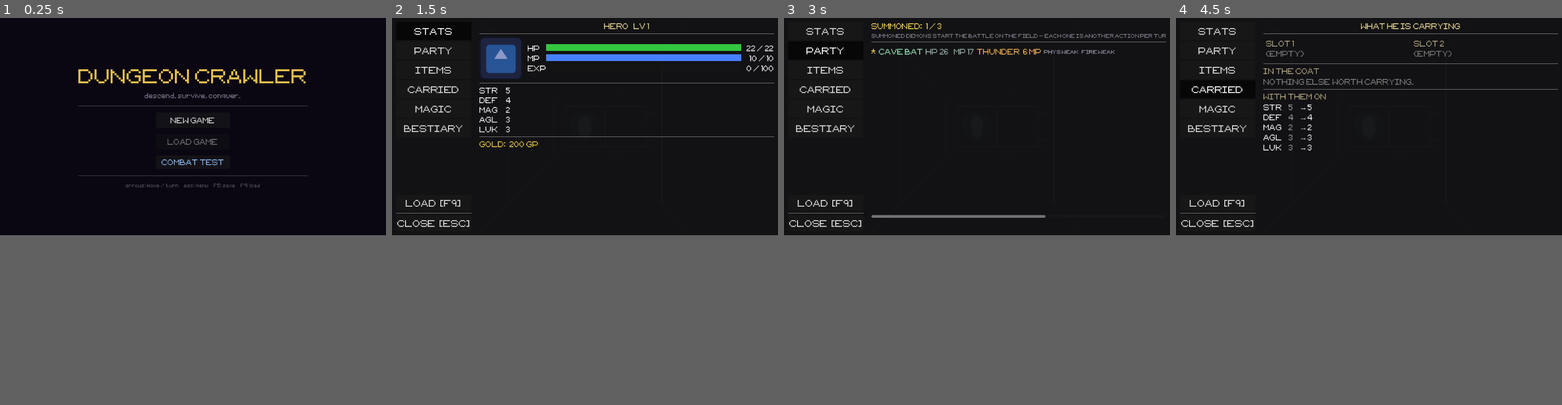
Above: before the commit, frames 1-4 (left to right).
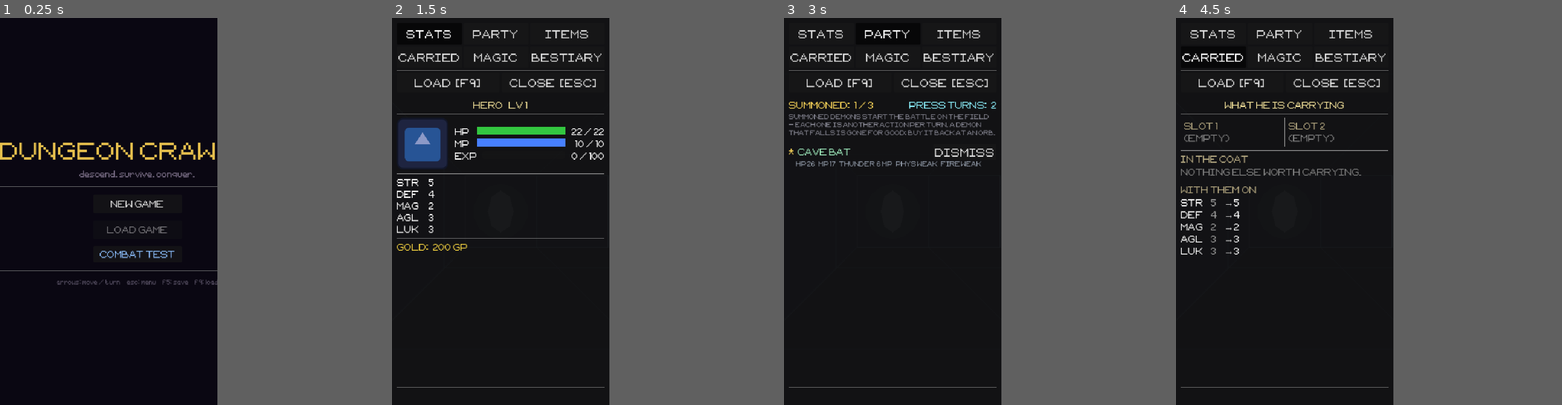
Above: after the commit, the same moments.

Repository: tausiftt5238/four-dragons-deep
Game: Godot game, scene res://scenes/title.tscn
Two runs of this game, one before a commit and one after it. Both use one fixed random seed, a clock stepped at 60 frames per second and the inputs below.
Inputs:
- Up to frame 1 (0.25 s): no input
- Up to frame 2 (1.5 s): click "NEW GAME" at 0.5 s; click "MENU" at 1.25 s
- Up to frame 3 (3 s): click "STATS" at 2 s; click "PARTY" at 2.75 s
- Up to frame 4 (4.5 s): click "ITEMS" at 3.5 s; click "CARRIED" at 4.25 s
In our replay, the window is 799x449 before the commit and 450x800 after it. These sizes can differ from the game's own. Grey fills any space a smaller window leaves; there, only what the larger window draws over its background counts as a difference.

The runs differ from the first frame. In frame 1, 3.4% of the frame differs, in the area x 0-80%, y 13-69%; in frame 2, 9.0%, in the area x 1-99%, y 1-96%; in frame 3, 5.3%; in frame 4, 5.2%.

Commit message:
stand the game upright
There was no [display] section at all, so Godot rendered the UI at native
pixel size with no stretch and no orientation — which is the root of the
phone problem, not the layouts. The project now declares a 540x960 design
resolution, canvas_items stretch, "expand" aspect so a taller or shorter
phone gets viewport rather than black bars, and a portrait handheld lock.

With that in place three layouts still broke, found by rendering at 540x960
and looking rather than reasoning:

- The battle menu's six slots in one line gave each 90px, and every label
  truncated to three letters — SKI ITE DEF TAL SUM FLE. The six slots stay
  six and fold into two rows of three when the screen is taller than it is
  wide, which is wider per slot than landscape manages.
- The menu's 138px sidebar ate a quarter of the screen. Upright the shell
  turns: tabs across the top in two rows of three, Load and Close sharing a
  row beneath them, content filling the rest.
- Four tabs overflowed — party by 287px, magic by 336, bestiary by 266,
  items by 50. Most of it was prose labels demanding the full width of their
  text; those now wrap. The bestiary's six 112px affinity cells fold to two
  rows of three, and the party row splits in two: who the demon is and what
  you can do with it on top, what it brings to a fight underneath.

The party row is the one worth noting. Wrapping its chart the way the others
were fixed measured as "fits" and rendered as one letter per line, because
its fixed-width siblings left the chart forty pixels. Minimum width fitting
is not the same as being laid out, and only the render showed it.

Landscape is unchanged — every one of these keys off the viewport aspect and
falls back to what was there before.

Co-Authored-By: Claude Opus 5 <noreply@anthropic.com>

Diff:
--- a/project.godot
+++ b/project.godot
@@ -12,9 +12,22 @@
 
 config/name="first-person-dungeon-crawler"
 run/main_scene="res://scenes/title.tscn"
+config/quit_on_go_back=false
 config/features=PackedStringArray("4.6", "GL Compatibility")
 config/icon="res://icon.svg"
-config/quit_on_go_back=false
+
+[display]
+
+; A phone game held upright. 540x960 is the design resolution everything is
+; laid out against; canvas_items scales the whole UI to whatever the device
+; actually has, and "expand" hands a taller or shorter phone the extra space
+; as viewport rather than as black bars. Without any of this Godot renders the
+; UI at native pixel size, which is why the menus ran off the edge of a phone.
+window/size/viewport_width=540
+window/size/viewport_height=960
+window/stretch/mode="canvas_items"
+window/stretch/aspect="expand"
+window/handheld/orientation="portrait"
 
 [physics]
 
--- a/scripts/ui/combat_scene.gd
+++ b/scripts/ui/combat_scene.gd
@@ -67,8 +67,8 @@
 # same place whichever is showing. Both menus are capped at MENU_SLOTS, which
 # is why nothing here ever needs to scroll.
 const MENU_SLOTS: int = 6
-var _action_bar: HBoxContainer
-var _sub_bar:    HBoxContainer
+var _action_bar: GridContainer
+var _sub_bar:    GridContainer
 var _sub_slots:  Array[MarginContainer] = []
 var _actor_banner: Label
 var _buttons: Dictionary = {}
@@ -1718,7 +1718,8 @@
 func _build_menu_panel(parent: Control) -> void:
 	var panel: PanelContainer = PanelContainer.new()
 	panel.size_flags_vertical = Control.SIZE_SHRINK_END
-	panel.custom_minimum_size = Vector2(0, 132)
+	# Two rows of slots need roughly twice the height of one.
+	panel.custom_minimum_size = Vector2(0, 132 if _is_landscape() else 224)
 	parent.add_child(panel)
 
 	var m: MarginContainer = MarginContainer.new()
@@ -1794,11 +1795,26 @@
 		_sub_slots.append(slot)
 
 
-func _make_slot_row() -> HBoxContainer:
-	var row: HBoxContainer = HBoxContainer.new()
+# Held upright there is not enough width for six thumb targets in a line —
+# every label truncates to three letters. The six slots stay six; they fold
+# into two rows of three instead, which is wider per slot than landscape
+# manages and still one grid the eye reads in one go.
+func _menu_columns() -> int:
+	return MENU_SLOTS if _is_landscape() else MENU_SLOTS / 2
+
+
+func _is_landscape() -> bool:
+	var size: Vector2 = get_viewport_rect().size
+	return size.x >= size.y
+
+
+func _make_slot_row() -> GridContainer:
+	var row: GridContainer = GridContainer.new()
+	row.columns = _menu_columns()
 	row.size_flags_horizontal = Control.SIZE_EXPAND_FILL
 	row.size_flags_vertical   = Control.SIZE_SHRINK_CENTER
-	row.add_theme_constant_override("separation", 6)
+	row.add_theme_constant_override("h_separation", 6)
+	row.add_theme_constant_override("v_separation", 6)
 	return row
 
 
@@ -1845,7 +1861,7 @@
 # underneath. Built from child Labels because a Button's own text is one line.
 func _big_button(title: String, subtitle: String, disabled: bool) -> Button:
 	var btn: Button = Button.new()
-	btn.custom_minimum_size = Vector2(0, 74)
+	btn.custom_minimum_size = Vector2(0, 74 if _is_landscape() else 62)
 	btn.disabled = disabled
 
 	var box: VBoxContainer = VBoxContainer.new()
--- a/scripts/ui/menu_tab_bestiary.gd
+++ b/scripts/ui/menu_tab_bestiary.gd
@@ -94,14 +94,17 @@
 # log uses, so the two read as the same information.
 func _add_chart(parent: VBoxContainer, tmpl: Dictionary) -> void:
 	var demon: Enemy = Enemy.make_from_name(tmpl["name"] as String, 1)
-	var row: HBoxContainer = HBoxContainer.new()
-	row.add_theme_constant_override("separation", 10)
+	var upright: bool = _m.get_viewport_rect().size.y > _m.get_viewport_rect().size.x
+	var row: GridContainer = GridContainer.new()
+	row.columns = 3 if upright else Affinity.ELEMENTS.size()
+	row.add_theme_constant_override("h_separation", 10)
+	row.add_theme_constant_override("v_separation", 2)
 	for element: String in Affinity.ELEMENTS:
 		var state: String = demon.affinity_of(element)
 		var cell: Label = Label.new()
 		cell.text = "%s %s" % [Affinity.element_name(element).to_upper(),
 				Affinity.label(state)]
-		cell.custom_minimum_size = Vector2(112, 0)
+		cell.custom_minimum_size = Vector2(112 if not upright else 96, 0)
 		cell.add_theme_font_size_override("font_size", 12)
 		cell.add_theme_color_override("font_color", Affinity.color(state))
 		row.add_child(cell)
--- a/scripts/ui/menu_tab_items.gd
+++ b/scripts/ui/menu_tab_items.gd
@@ -29,6 +29,7 @@
 		sort_row.add_child(btn)
 
 	var belt_lbl: Label = Label.new()
+	belt_lbl.autowrap_mode = TextServer.AUTOWRAP_WORD_SMART
 	belt_lbl.text = "BELT:  %d / %d      (only belted items appear in battle)" % [
 			_m.player.equipped_items.size(), PlayerCharacter.ITEM_SLOTS]
 	belt_lbl.size_flags_horizontal = Control.SIZE_EXPAND_FILL
@@ -66,6 +67,7 @@
 	var qty: int = item.get("qty", 1)
 	name_lbl.text = item["name"] + (" ×%d" % qty if qty > 1 else "")
 	name_lbl.size_flags_horizontal = Control.SIZE_EXPAND_FILL
+	name_lbl.autowrap_mode = TextServer.AUTOWRAP_WORD_SMART
 	name_lbl.tooltip_text = GearTooltip.build(item, _m.player) if item["type"] == "accessory" else item.get("desc", "")
 	name_lbl.mouse_filter = Control.MOUSE_FILTER_PASS
 	row.add_child(name_lbl)
--- a/scripts/ui/menu_tab_magic.gd
+++ b/scripts/ui/menu_tab_magic.gd
@@ -99,6 +99,9 @@
 	var desc_lbl: Label = Label.new()
 	desc_lbl.text = spell.get("desc", "")
 	desc_lbl.size_flags_horizontal = Control.SIZE_EXPAND_FILL
+	# Without this the label insists on the width of its whole sentence and
+	# shoves the Equip button off a phone screen.
+	desc_lbl.autowrap_mode = TextServer.AUTOWRAP_WORD_SMART
 	desc_lbl.add_theme_color_override("font_color", Color(0.7, 0.7, 0.7))
 	row.add_child(desc_lbl)
 
--- a/scripts/ui/menu_tab_party.gd
+++ b/scripts/ui/menu_tab_party.gd
@@ -33,6 +33,7 @@
 
 	var hint: Label = Label.new()
 	hint.text = "Summoned demons start the battle on the field — each one is another action per turn. A demon that falls is gone for good; buy it back at an orb."
+	hint.autowrap_mode = TextServer.AUTOWRAP_WORD_SMART
 	hint.add_theme_font_size_override("font_size", 11)
 	hint.add_theme_color_override("font_color", Color(0.55, 0.55, 0.60))
 	_m._content.add_child(hint)
@@ -55,26 +56,47 @@
 			_m._content.add_child(_make_row(other, false))
 
 
-func _make_row(demon_name: String, active: bool) -> HBoxContainer:
-	var p: PlayerCharacter = _m.player
+# Upright there is no room for name, HP, element, chart and a button on one
+# line — the chart ends up with forty pixels and wraps a letter at a time. The
+# row splits in two instead: who it is and what you can do with it on top, what
+# it brings to a fight underneath.
+func _make_row(demon_name: String, active: bool) -> Control:
+	var size: Vector2 = _m.get_viewport_rect().size
+	if size.x >= size.y:
+		return _wide_row(demon_name, active)
+
+	var col: VBoxContainer = VBoxContainer.new()
+	col.add_theme_constant_override("separation", 1)
+
+	var head: HBoxContainer = HBoxContainer.new()
+	head.add_theme_constant_override("separation", 8)
+	col.add_child(head)
+	head.add_child(_mark(active))
+	var name_lbl: Label = _name_label(demon_name, active)
+	name_lbl.size_flags_horizontal = Control.SIZE_EXPAND_FILL
+	head.add_child(name_lbl)
+	head.add_child(_slot_button(demon_name, active))
+
+	var demon: Enemy = Enemy.make_from_name(demon_name)
+	var detail: Label = Label.new()
+	detail.text = "      HP %d   MP %d   %s   %s" % [
+			demon.max_hp, demon.max_mp, _element_text(demon), _chart(demon)]
+	detail.autowrap_mode = TextServer.AUTOWRAP_WORD_SMART
+	detail.add_theme_font_size_override("font_size", 11)
+	detail.add_theme_color_override("font_color", Color(0.62, 0.66, 0.72))
+	demon.free()
+	col.add_child(detail)
+	return col
+
+
+func _wide_row(demon_name: String, active: bool) -> HBoxContainer:
 	# Built at the detective's level, which is what it would join a battle as.
 	var demon: Enemy = Enemy.make_from_name(demon_name)
 
 	var row: HBoxContainer = HBoxContainer.new()
 	row.add_theme_constant_override("separation", 8)
-
-	var mark: Label = Label.new()
-	mark.text = "*" if active else " "
-	mark.custom_minimum_size = Vector2(12, 0)
-	mark.add_theme_color_override("font_color", Color(1.0, 0.85, 0.35))
-	row.add_child(mark)
-
-	var name_lbl: Label = Label.new()
-	name_lbl.text = demon_name
-	name_lbl.custom_minimum_size = Vector2(120, 0)
-	name_lbl.add_theme_color_override("font_color",
-		Color(0.62, 0.92, 0.74) if active else Color(0.52, 0.52, 0.56))
-	row.add_child(name_lbl)
+	row.add_child(_mark(active))
+	row.add_child(_name_label(demon_name, active))
 
 	var hp_lbl: Label = Label.new()
 	hp_lbl.text = "HP %d   MP %d" % [demon.max_hp, demon.max_mp]
@@ -84,13 +106,10 @@
 
 	# The element it brings is the reason to pick one demon over another.
 	var skill_lbl: Label = Label.new()
-	if demon.attack_element != "":
-		skill_lbl.text = "%s  %d MP" % [
-				Affinity.element_name(demon.attack_element), demon.skill_cost()]
-		skill_lbl.add_theme_color_override("font_color", Color(1.0, 0.72, 0.35))
-	else:
-		skill_lbl.text = "no element"
-		skill_lbl.add_theme_color_override("font_color", Color(0.45, 0.45, 0.50))
+	skill_lbl.text = _element_text(demon)
+	skill_lbl.add_theme_color_override("font_color",
+			Color(1.0, 0.72, 0.35) if demon.attack_element != ""
+			else Color(0.45, 0.45, 0.50))
 	skill_lbl.custom_minimum_size = Vector2(132, 0)
 	row.add_child(skill_lbl)
 
@@ -101,6 +120,39 @@
 	chart_lbl.add_theme_color_override("font_color", Color(0.66, 0.66, 0.74))
 	row.add_child(chart_lbl)
 
+	row.add_child(_slot_button(demon_name, active))
+	demon.free()
+	return row
+
+
+# ── The pieces both layouts are built from ───────────────────────────────────
+
+func _mark(active: bool) -> Label:
+	var mark: Label = Label.new()
+	mark.text = "*" if active else " "
+	mark.custom_minimum_size = Vector2(12, 0)
+	mark.add_theme_color_override("font_color", Color(1.0, 0.85, 0.35))
+	return mark
+
+
+func _name_label(demon_name: String, active: bool) -> Label:
+	var lbl: Label = Label.new()
+	lbl.text = demon_name
+	lbl.custom_minimum_size = Vector2(120, 0)
+	lbl.add_theme_color_override("font_color",
+			Color(0.62, 0.92, 0.74) if active else Color(0.52, 0.52, 0.56))
+	return lbl
+
+
+func _element_text(demon: Enemy) -> String:
+	if demon.attack_element == "":
+		return "no element"
+	return "%s  %d MP" % [Affinity.element_name(demon.attack_element),
+			demon.skill_cost()]
+
+
+func _slot_button(demon_name: String, active: bool) -> Button:
+	var p: PlayerCharacter = _m.player
 	var btn: Button = Button.new()
 	btn.custom_minimum_size = Vector2(88, 26)
 	if active:
@@ -120,10 +172,7 @@
 				_m._set_status("All %d slots are taken." % PlayerCharacter.ACTIVE_SLOTS)
 			_m._refresh()
 		)
-	row.add_child(btn)
-
-	demon.free()
-	return row
+	return btn
 
 
 # Its affinities, written the way the battle log writes them.
--- a/scripts/ui/menu_ui.gd
+++ b/scripts/ui/menu_ui.gd
@@ -41,15 +41,37 @@
 		margin.add_theme_constant_override(side, 12)
 	panel.add_child(margin)
 
-	var hbox: HBoxContainer = HBoxContainer.new()
-	hbox.add_theme_constant_override("separation", 0)
-	margin.add_child(hbox)
+	# Held upright, a 138px sidebar eats a quarter of the screen and leaves the
+	# content too narrow to hold a row. So the shell turns: tabs across the top,
+	# content filling everything under them.
+	var upright: bool = not _is_landscape()
 
-	# ── Left sidebar ──────────────────────────────────────────────────────────
-	var sidebar: VBoxContainer = VBoxContainer.new()
-	sidebar.add_theme_constant_override("separation", 4)
-	sidebar.custom_minimum_size = Vector2(138, 0)
+	var shell: BoxContainer = VBoxContainer.new() if upright else HBoxContainer.new()
+	shell.add_theme_constant_override("separation", 0)
+	margin.add_child(shell)
+	var hbox: BoxContainer = shell
+
+	var sidebar: BoxContainer
+	if upright:
+		sidebar = VBoxContainer.new()
+		sidebar.add_theme_constant_override("separation", 4)
+	else:
+		sidebar = VBoxContainer.new()
+		sidebar.add_theme_constant_override("separation", 4)
+		sidebar.custom_minimum_size = Vector2(138, 0)
 	hbox.add_child(sidebar)
+
+	# Upright, the six tabs run across in two rows of three; the Load and Close
+	# buttons sit beside each other under them instead of at the foot of a
+	# column that no longer exists.
+	var tab_host: Container = sidebar
+	if upright:
+		var grid: GridContainer = GridContainer.new()
+		grid.columns = 3
+		grid.add_theme_constant_override("h_separation", 4)
+		grid.add_theme_constant_override("v_separation", 4)
+		sidebar.add_child(grid)
+		tab_host = grid
 
 	for tab_id: String in ["stats", "party", "items", "equipment", "magic", "bestiary"]:
 		var btn: Button = Button.new()
@@ -59,41 +81,57 @@
 		btn.custom_minimum_size     = Vector2(0, 36)
 		btn.size_flags_horizontal   = Control.SIZE_EXPAND_FILL
 		btn.pressed.connect(_switch_tab.bind(tab_id))
-		sidebar.add_child(btn)
+		tab_host.add_child(btn)
 		_tab_btns[tab_id] = btn
 
-	var spacer: Control = Control.new()
-	spacer.size_flags_vertical = Control.SIZE_EXPAND_FILL
-	sidebar.add_child(spacer)
+	if not upright:
+		var spacer: Control = Control.new()
+		spacer.size_flags_vertical = Control.SIZE_EXPAND_FILL
+		sidebar.add_child(spacer)
 
 	sidebar.add_child(HSeparator.new())
+
+	# Upright these two share one row; in a column they stack as before.
+	var foot: Container = sidebar
+	if upright:
+		var foot_row: HBoxContainer = HBoxContainer.new()
+		foot_row.add_theme_constant_override("separation", 6)
+		sidebar.add_child(foot_row)
+		foot = foot_row
 
 	var load_btn: Button = Button.new()
 	load_btn.text = "Load  [F9]"
 	load_btn.custom_minimum_size   = Vector2(0, 32)
 	load_btn.size_flags_horizontal = Control.SIZE_EXPAND_FILL
 	load_btn.pressed.connect(func(): load_requested.emit())
-	sidebar.add_child(load_btn)
+	foot.add_child(load_btn)
 
-	sidebar.add_child(HSeparator.new())
+	if not upright:
+		sidebar.add_child(HSeparator.new())
 
 	var close_btn: Button = Button.new()
 	close_btn.text = "Close  [ESC]"
 	close_btn.custom_minimum_size   = Vector2(0, 32)
 	close_btn.size_flags_horizontal = Control.SIZE_EXPAND_FILL
 	close_btn.pressed.connect(func(): menu_closed.emit())
-	sidebar.add_child(close_btn)
+	foot.add_child(close_btn)
 
-	# ── Vertical divider ──────────────────────────────────────────────────────
-	var vsep_wrap: MarginContainer = MarginContainer.new()
-	vsep_wrap.add_theme_constant_override("margin_left",  10)
-	vsep_wrap.add_theme_constant_override("margin_right", 10)
-	vsep_wrap.add_child(VSeparator.new())
-	hbox.add_child(vsep_wrap)
+	# The divider turns with the shell.
+	var sep_wrap: MarginContainer = MarginContainer.new()
+	if upright:
+		sep_wrap.add_theme_constant_override("margin_top",    8)
+		sep_wrap.add_theme_constant_override("margin_bottom", 8)
+		sep_wrap.add_child(HSeparator.new())
+	else:
+		sep_wrap.add_theme_constant_override("margin_left",  10)
+		sep_wrap.add_theme_constant_override("margin_right", 10)
+		sep_wrap.add_child(VSeparator.new())
+	hbox.add_child(sep_wrap)
 
 	# ── Right content area ────────────────────────────────────────────────────
 	var right: VBoxContainer = VBoxContainer.new()
 	right.size_flags_horizontal = Control.SIZE_EXPAND_FILL
+	right.size_flags_vertical   = Control.SIZE_EXPAND_FILL
 	right.add_theme_constant_override("separation", 6)
 	hbox.add_child(right)
 
@@ -117,6 +155,11 @@
 
 # ── Tab routing ───────────────────────────────────────────────────────────────
 
+func _is_landscape() -> bool:
+	var size: Vector2 = get_viewport_rect().size
+	return size.x >= size.y
+
+
 func _switch_tab(tab_id: String) -> void:
 	_active_tab      = tab_id
 	_status_line.text = ""
